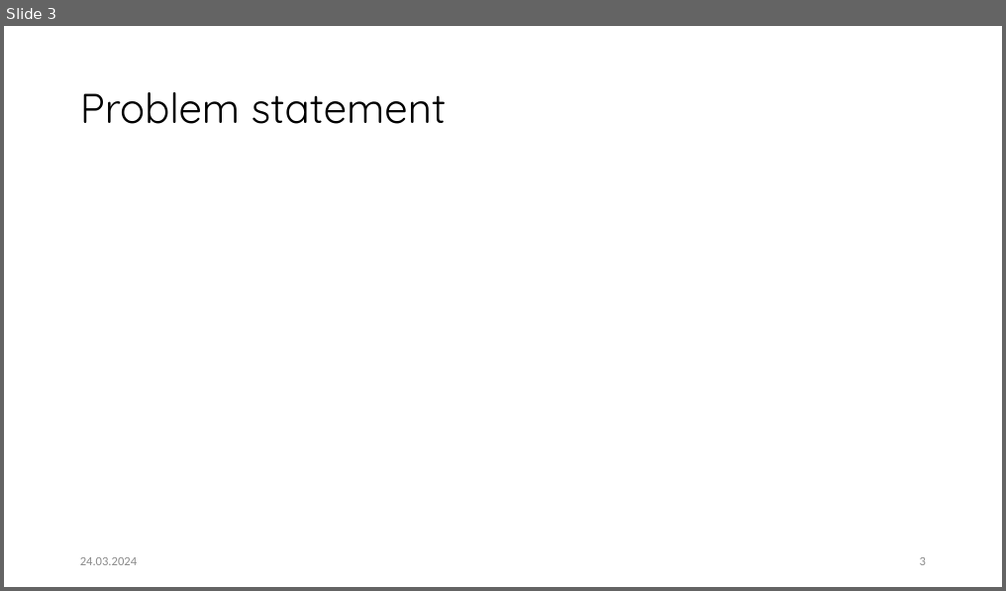
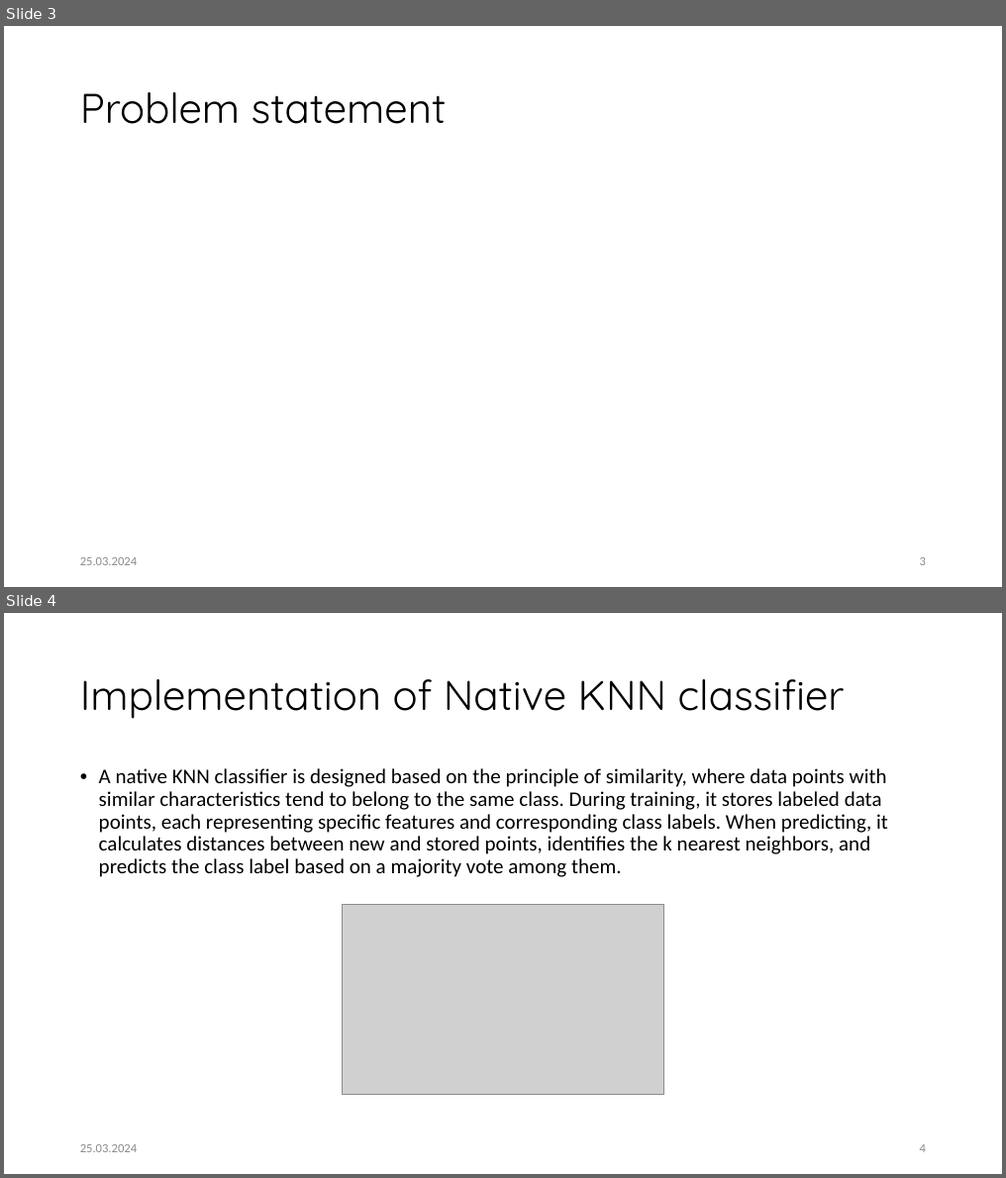
Before and after one commit to Fahad-Jabbar/neocortexapi, a slide deck: source/MySEProject/Documentation/Implement_the_KNN__Classifier_KNN_Quest.pptx. Shown one above the other, each under a label of ours: slide 3 before the commit, slides 3 and 4 after it. The pictures are 1006x591 and 1006x1178 pixels, drawn with LibreOffice and Linux fonts; fonts in the diff are those of the drawing; grey boxes stand for pictures. Boxes give left, top, right and bottom in pixels: in the first picture for what was removed or moved away, otherwise in the second. Text is boxed around its words. In the diff, an @@ line names an element or a change of style, - is before the commit and + after.

```diff
--- a/source/MySEProject/Documentation/Implement_the_KNN__Classifier_KNN_Quest.pptx
+++ b/source/MySEProject/Documentation/Implement_the_KNN__Classifier_KNN_Quest.pptx
@@ slide 4 added at (4, 613, 1002, 1174), background #FFFFFF @@
@@ title added at (80, 679, 845, 719), 40 pt, text #000000 @@
+Implementation of Native KNN classifier
@@ text added at (99, 768, 888, 877), 20 pt, text #000000 @@
+• A native KNN classifier is designed based on the principle of similarity, where data points with similar characteristics tend to belong to the same class. During training, it stores labeled data points, each representing specific features and corresponding class labels. When predicting, it calculates distances between new and stored points, identifies the k nearest neighbors, and predicts the class label based on a majority vote among them.
@@ picture added at (342, 904, 664, 1094) @@
@@ text added at (80, 1145, 137, 1153), 12 pt, text #8C8C8C @@
+25.03.2024
@@ page number added at (920, 1145, 926, 1153), 12 pt, text #8C8C8C @@
+4
@@ slide 3 changed as well @@
@@ text at (80, 558, 137, 566): text changed @@
-24.03.2024
+25.03.2024
```
Also in this commit, not shown: 2 other slides changed, 1 other slide added, 1 slide removed.
